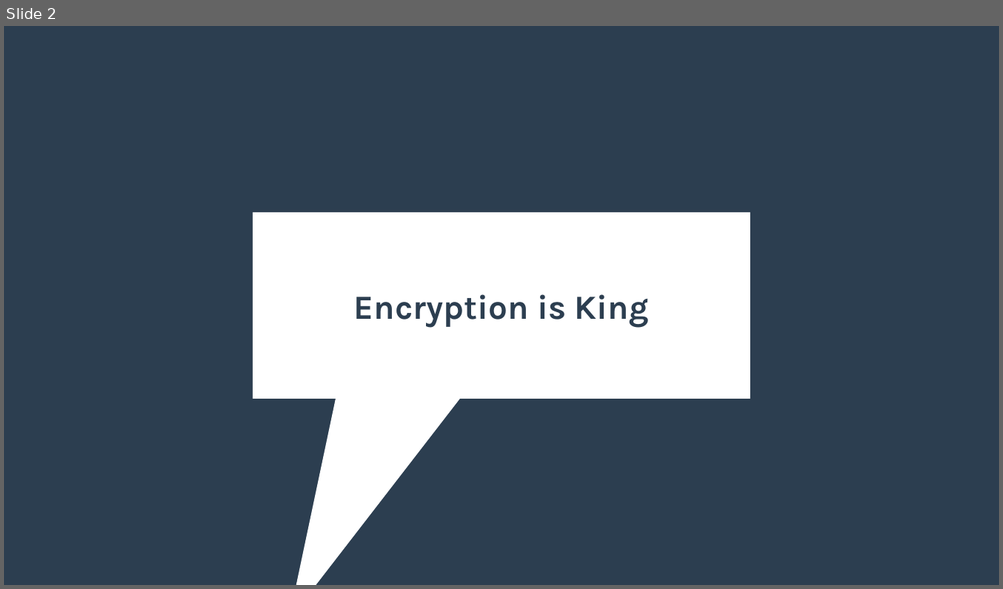
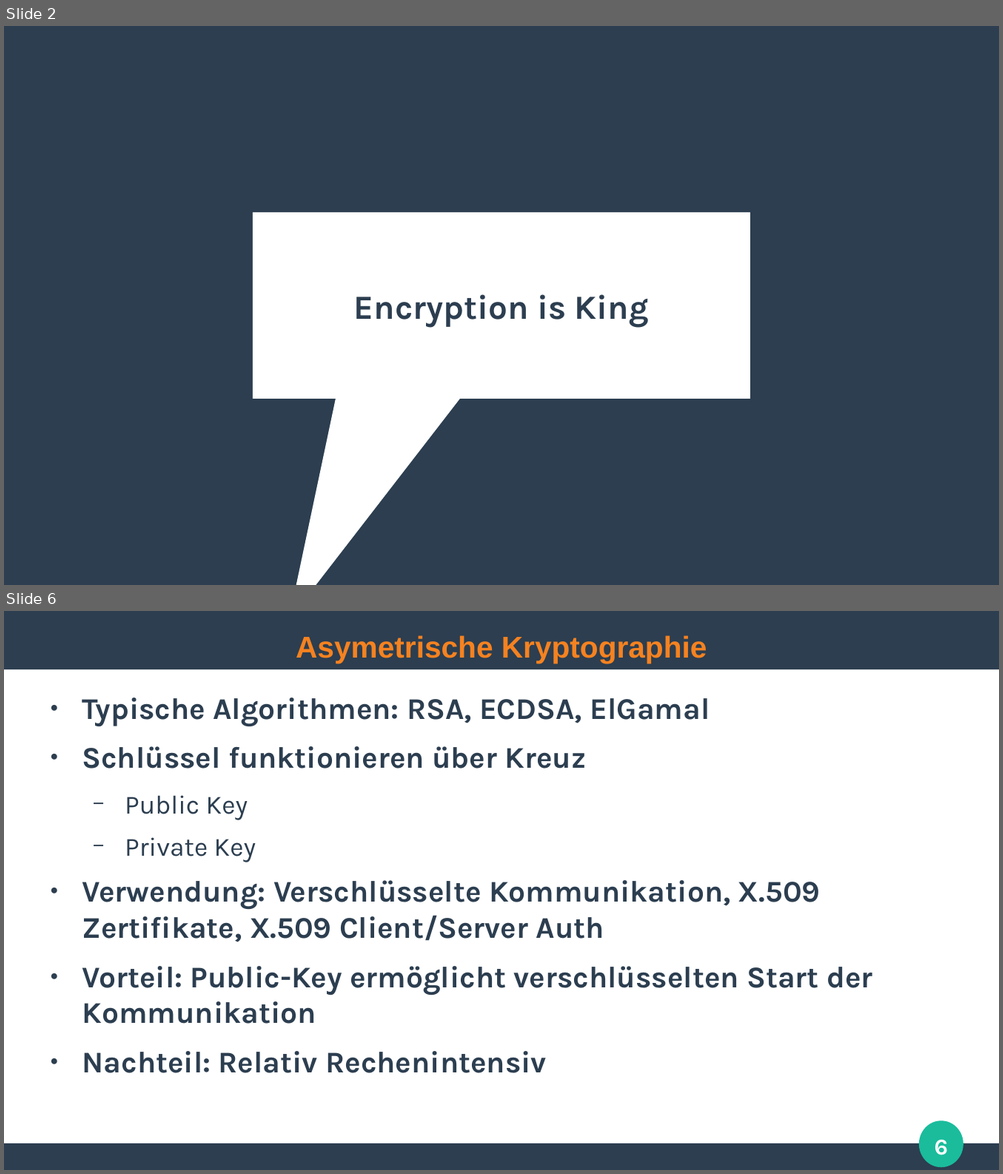
Before and after one commit to ghandmann/HS-AlbSig-WebAnwendungen2, a slide deck: Kapitel/03_SSL_TLS_HTTPS.odp. Shown one above the other, each under a label of ours: slide 2 before the commit, slides 2 and 6 after it; the slides between them are not shown. The pictures are 1003x589 and 1003x1174 pixels, drawn with LibreOffice and Linux fonts; fonts in the diff are those of the drawing. Boxes give left, top, right and bottom in pixels: in the first picture for what was removed or moved away, otherwise in the second. Text is boxed around its words. In the diff, an @@ line names an element or a change of style, - is before the commit and + after.

```diff
--- a/Kapitel/03_SSL_TLS_HTTPS.odp
+++ b/Kapitel/03_SSL_TLS_HTTPS.odp
@@ slide 6 added at box(4, 611, 999, 1170), background #FFFFFF @@
@@ rectangle added at box(4, 611, 999, 669), fill #2C3E50 @@
@@ title added at box(296, 635, 707, 664), 24 pt, text #F58220, bold @@
+Asymetrische Kryptographie
@@ text added at box(82, 698, 872, 1073), 24 pt, text #2C3E50, bold @@
+● Typische Algorithmen: RSA, ECDSA, ElGamal
+● Schlüssel funktionieren über Kreuz
+  − Public Key
+  − Private Key
+● Verwendung: Verschlüsselte Kommunikation, X.509 Zertifikate, X.509 Client/Server Auth
+● Vorteil: Public-Key ermöglicht verschlüsselten Start der Kommunikation
+● Nachteil: Relativ Rechenintensiv
@@ ellipse added at box(919, 1121, 963, 1167), fill #1ABC9C @@
@@ page number added at box(934, 1140, 948, 1156), 18 pt, text #FFFFFF, bold @@
+6
@@ rectangle added at box(4, 1145, 999, 1170), fill #2C3E50 @@
```
Also in this commit, not shown: 19 other slides added, 1 slide removed, 5 other files.
